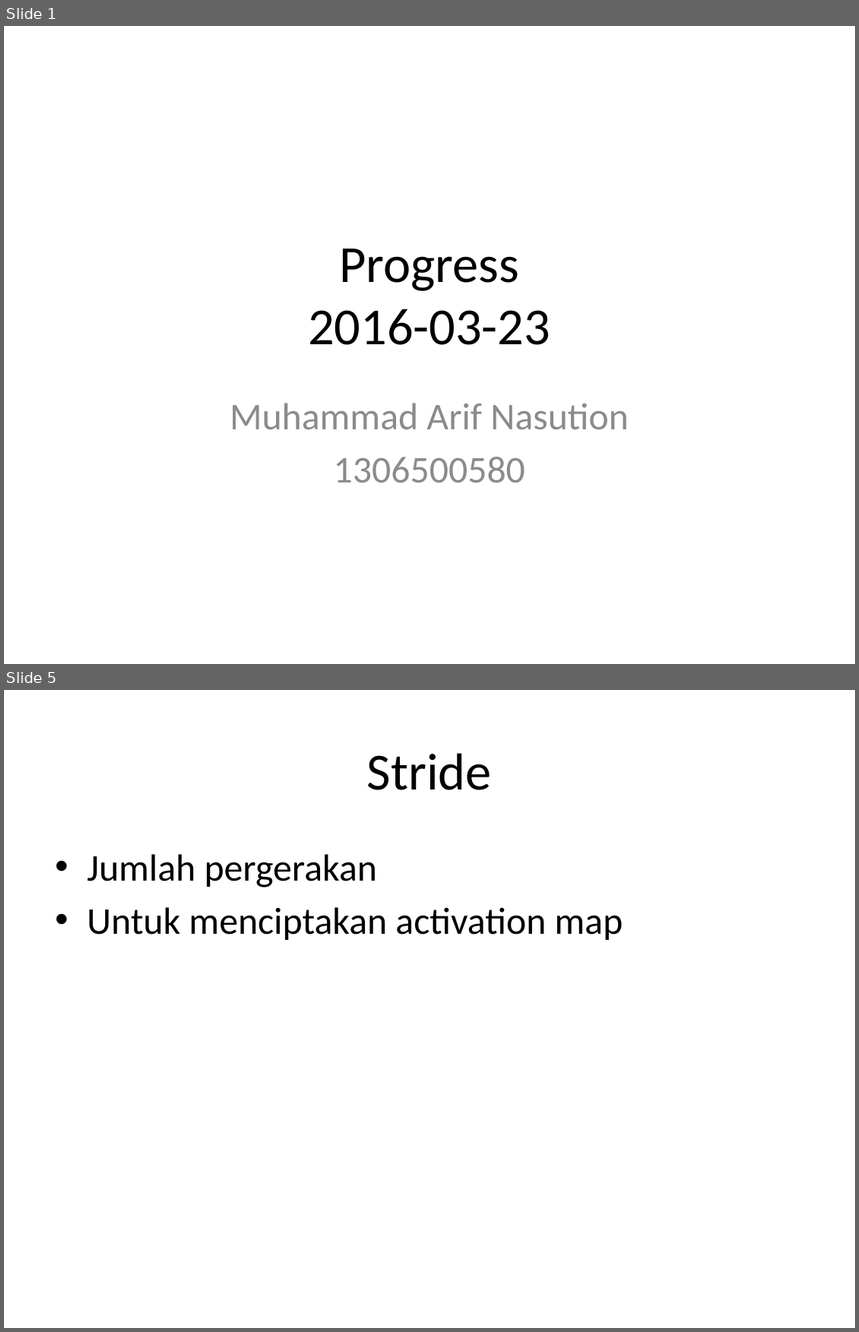
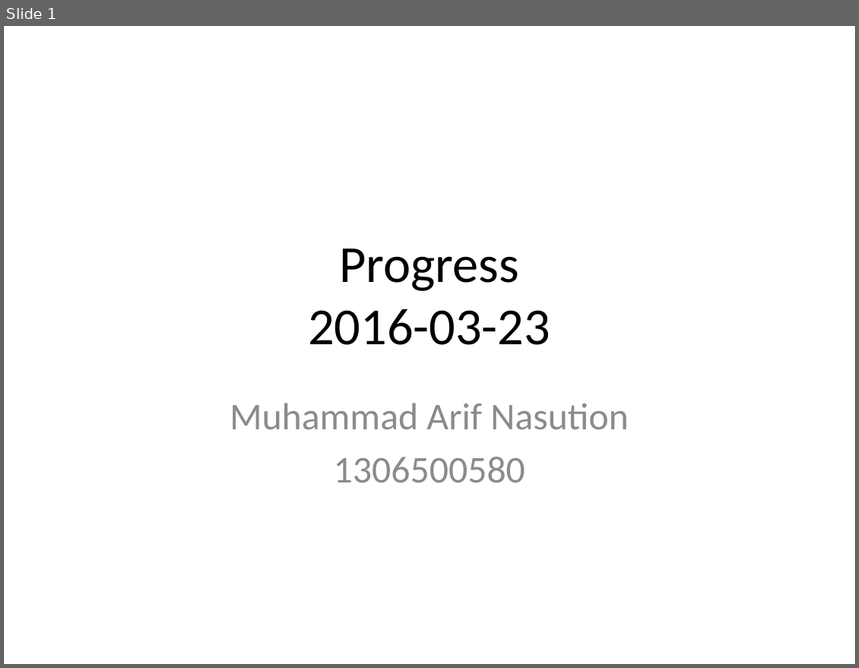
Before and after one commit to marifnst/ThesisDoc, a slide deck: 20160323 progress.pptx. Shown one above the other, each under a label of ours: slides 1 and 5 before the commit, slide 1 after it; the slides between them are not shown. The pictures are 859x1332 and 859x668 pixels, drawn with LibreOffice and Linux fonts; fonts in the diff are those of the drawing. Boxes give left, top, right and bottom in pixels: in the first picture for what was removed or moved away, otherwise in the second. Text is boxed around its words. In the diff, an @@ line names an element or a change of style, - is before the commit and + after.

```diff
--- a/20160323 progress.pptx
+++ b/20160323 progress.pptx
@@ slide 5 removed at [4,690,855,1328], background #FFFFFF @@
@@ title removed at [367,753,492,790] @@
-Stride
@@ text removed at [87,854,623,940] @@
-• Jumlah pergerakan
-• Untuk menciptakan activation map
```
Also in this commit, not shown: 1 slide changed, 3 slides added, 2 other slides removed, 3 other files.
